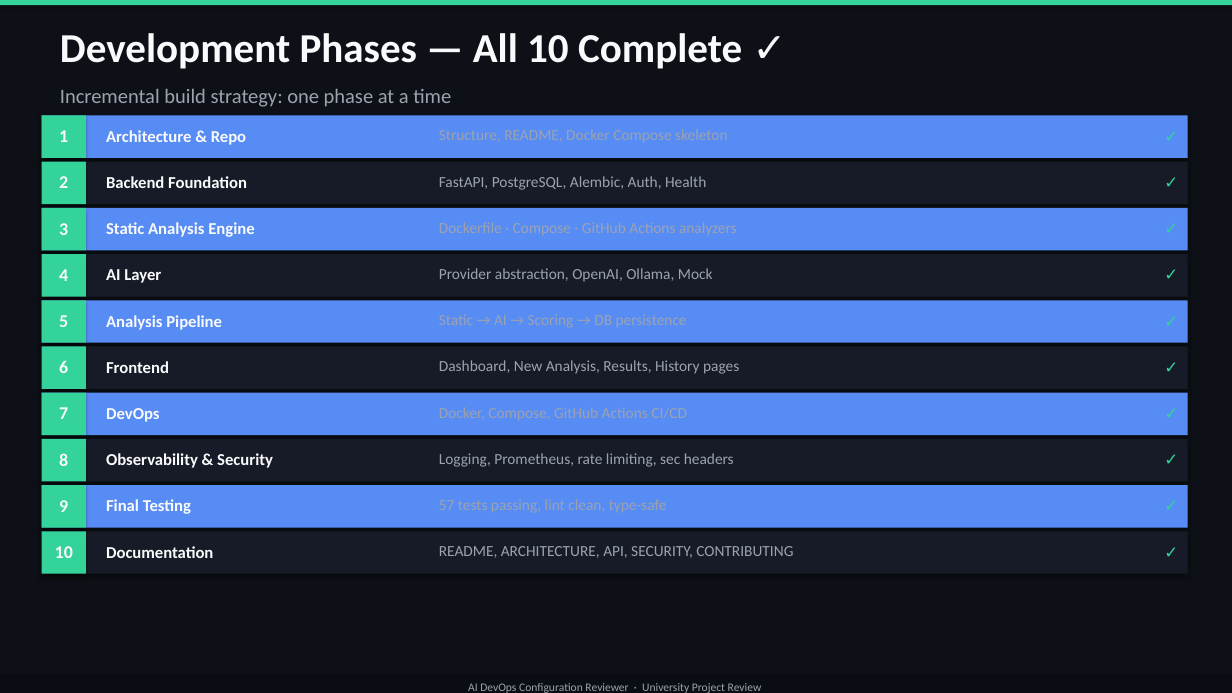
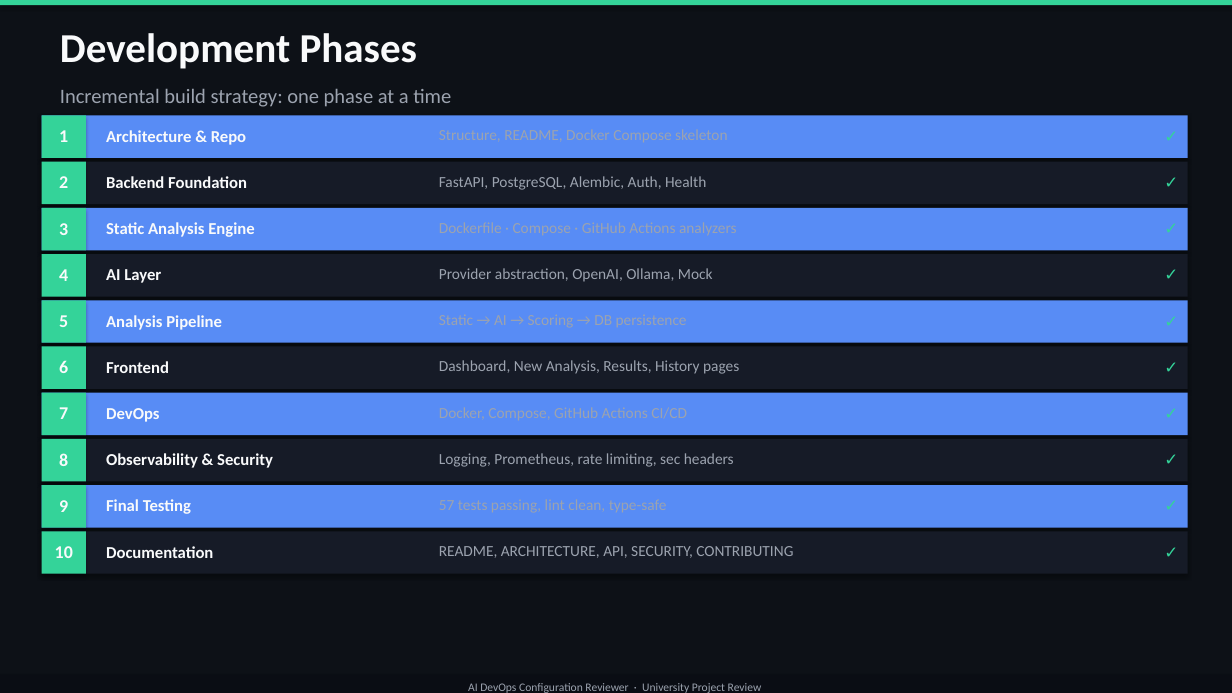
Before and after one commit to Dhvani16/ai-devops-configuration-reviewer, a slide deck: slide 5 of AI_DevOps_Reviewer_Presentation.pptx. Drawn at 1232x693 pixels with LibreOffice and Linux fonts; fonts in the diff are those of the drawing. Boxes give left, top, right and bottom in pixels: in the first picture for what was removed or moved away, otherwise in the second. Text is boxed around its words. In the diff, an @@ line names an element or a change of style, - is before the commit and + after.

Commit message:
Added presentation

```diff
--- a/AI_DevOps_Reviewer_Presentation.pptx
+++ b/AI_DevOps_Reviewer_Presentation.pptx
@@ text at [60,33,418,69]: text changed @@
-Development Phases — All 10 Complete ✓
+Development Phases
```
Also in this commit, not shown: 2 other slides changed.
